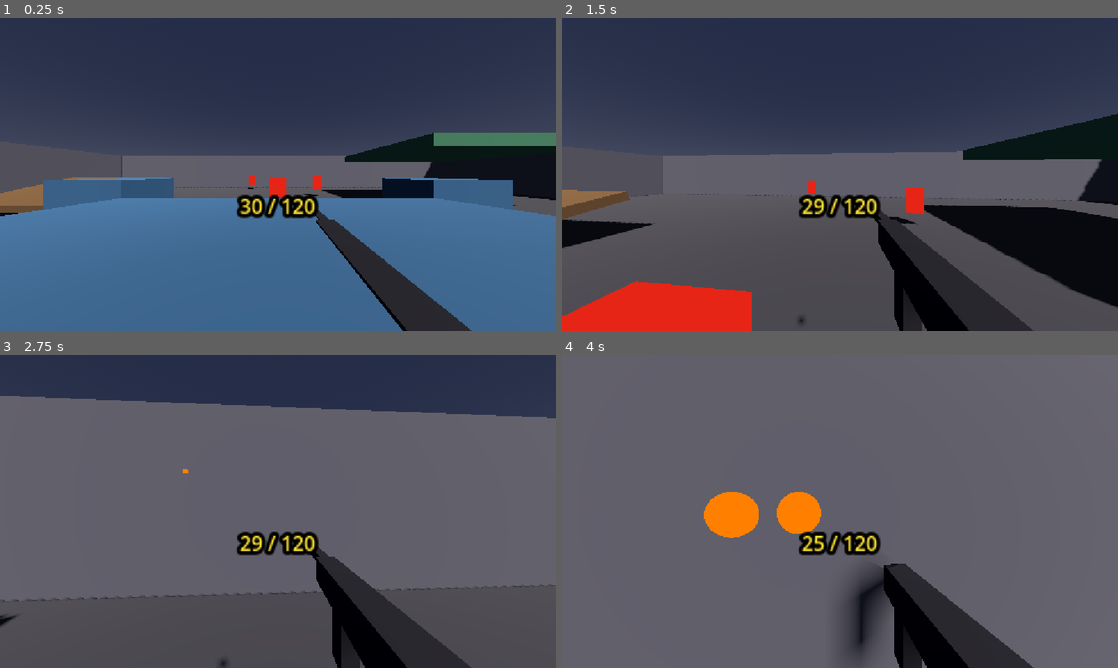
Above: before the commit, frames 1-4 (two rows, left to right).
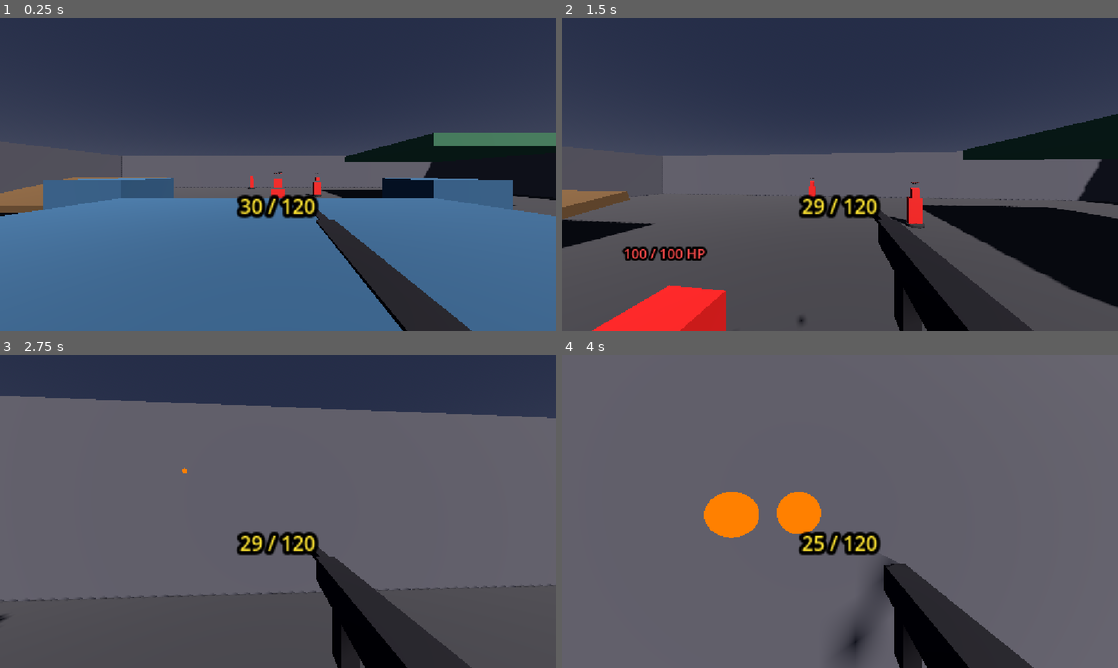
Above: after the commit, the same moments.

Repository: aimerscrypto/Project-FPS
Game: Godot game, scene res://scenes/maps/test_arena.tscn
Two runs of this game, one before a commit and one after it. Both use one fixed random seed, a clock stepped at 60 frames per second and the inputs below.
Inputs (mouse positions are in pixels of both pictures, inside the frame that each line leads up to):
- Up to frame 1 (0.25 s): no input
- Up to frame 2 (1.5 s): tap Enter at 0.5 s; move the mouse to (867, 174) at 0.52 s; hold Ctrl (crouch) 0.53-1.28 s; hold W (move_forward) from 0.53 s (still down); tap Space (jump) at 0.77 s; move the mouse to (812, 174) at 1.27 s; click (812, 174) at 1.35 s
- Up to frame 3 (2.75 s): keep holding W (move_forward); tap Space (jump) at 1.52 s; move the mouse to (289, 505) at 2.02 s; hold Shift (sprint) from 2.03 s (still down)
- Up to frame 4 (4 s): keep holding W (move_forward); move the mouse to (834, 517) at 2.77 s; release Shift (sprint) at 2.78 s; tap Ctrl (crouch) at 2.85 s; tap Space (jump) at 3.02, 3.77 s; move the mouse to (878, 514) at 3.52 s; press the mouse at (878, 514) at 3.53 s

The runs differ from the first frame. In frame 1, 0.2% of the frame differs, in the area x 44-58%, y 49-58%; in frame 2, 3.3%, in the area x 0-66%, y 51-100%; in frame 3, less than 0.1%; in frame 4, 0.8%.

Commit message:
Milestone 3 - Combat Loop: Health component, DamageInfo, DummyTarget, 2s respawn, and kill tracking

Diff:
--- /dev/null
+++ b/scenes/enemies/dummy_target.tscn
@@ -0,0 +1,63 @@
+[gd_scene load_steps=9 format=3 uid="uid://dummy_target"]
+
+[ext_resource type="Script" path="res://scripts/enemies/dummy_target.gd" id="1_dummy"]
+[ext_resource type="Script" path="res://scripts/systems/health.gd" id="2_health"]
+
+[sub_resource type="BoxShape3D" id="BoxShape3D_1"]
+size = Vector3(0.6, 1.6, 0.4)
+
+[sub_resource type="StandardMaterial3D" id="mat_dark_base"]
+albedo_color = Color(0.2, 0.2, 0.22, 1)
+roughness = 0.9
+
+[sub_resource type="CylinderMesh" id="CylinderMesh_base"]
+top_radius = 0.35
+bottom_radius = 0.35
+height = 0.1
+
+[sub_resource type="StandardMaterial3D" id="mat_crimson"]
+albedo_color = Color(0.85, 0.15, 0.15, 1)
+roughness = 0.6
+
+[sub_resource type="BoxMesh" id="BoxMesh_body"]
+size = Vector3(0.5, 1.0, 0.25)
+
+[sub_resource type="BoxMesh" id="BoxMesh_head"]
+size = Vector3(0.3, 0.35, 0.25)
+
+[node name="DummyTarget" type="StaticBody3D"]
+script = ExtResource("1_dummy")
+
+[node name="Health" type="Node" parent="."]
+script = ExtResource("2_health")
+max_health = 100.0
+
+[node name="CollisionShape3D" type="CollisionShape3D" parent="."]
+transform = Transform3D(1, 0, 0, 0, 1, 0, 0, 0, 1, 0, 0.8, 0)
+shape = SubResource("BoxShape3D_1")
+
+[node name="Visuals" type="Node3D" parent="."]
+
+[node name="Base" type="MeshInstance3D" parent="Visuals"]
+transform = Transform3D(1, 0, 0, 0, 1, 0, 0, 0, 1, 0, 0.05, 0)
+mesh = SubResource("CylinderMesh_base")
+material_override = SubResource("mat_dark_base")
+
+[node name="Body" type="MeshInstance3D" parent="Visuals"]
+transform = Transform3D(1, 0, 0, 0, 1, 0, 0, 0, 1, 0, 0.6, 0)
+mesh = SubResource("BoxMesh_body")
+material_override = SubResource("mat_crimson")
+
+[node name="Head" type="MeshInstance3D" parent="Visuals"]
+transform = Transform3D(1, 0, 0, 0, 1, 0, 0, 0, 1, 0, 1.3, 0)
+mesh = SubResource("BoxMesh_head")
+material_override = SubResource("mat_crimson")
+
+[node name="HPLabel" type="Label3D" parent="."]
+transform = Transform3D(1, 0, 0, 0, 1, 0, 0, 0, 1, 0, 1.7, 0)
+billboard = 2
+no_depth_test = true
+modulate = Color(1, 0.3, 0.3, 1)
+text = "100 / 100 HP"
+font_size = 18
+pixel_size = 0.003
--- a/scenes/maps/test_arena.tscn
+++ b/scenes/maps/test_arena.tscn
@@ -1,12 +1,15 @@
 [gd_scene format=3 uid="uid://ciwtdv253nd7q"]
 
 [ext_resource type="PackedScene" path="res://scenes/player/player.tscn" id="1_player"]
+[ext_resource type="PackedScene" path="res://scenes/enemies/dummy_target.tscn" id="2_dummy"]
 
 [sub_resource type="ProceduralSkyMaterial" id="sky_mat"]
 sky_top_color = Color(0.15, 0.18, 0.28, 1)
 sky_horizon_color = Color(0.3, 0.32, 0.4, 1)
 ground_bottom_color = Color(0.1, 0.1, 0.12, 1)
 ground_horizon_color = Color(0.2, 0.22, 0.28, 1)
+sun_angle_max = 30.0
+sun_curve = 0.15
 
 [sub_resource type="Sky" id="sky"]
 sky_material = SubResource("sky_mat")
@@ -17,6 +20,7 @@
 ambient_light_source = 2
 ambient_light_color = Color(0.3, 0.32, 0.38, 1)
 ambient_light_energy = 0.6
+tonemap_mode = 0
 
 [sub_resource type="StandardMaterial3D" id="mat_floor"]
 albedo_color = Color(0.25, 0.25, 0.28, 1)
@@ -32,11 +36,6 @@
 
 [sub_resource type="StandardMaterial3D" id="mat_platform"]
 albedo_color = Color(0.25, 0.45, 0.35, 1)
-
-[sub_resource type="StandardMaterial3D" id="mat_target"]
-albedo_color = Color(0.9, 0.15, 0.1, 1)
-roughness = 1.0
-shading_mode = 0
 
 [node name="TestArena" type="Node3D" unique_id=139335502]
 
@@ -124,20 +123,11 @@
 size = Vector3(8, 0.5, 8)
 material = SubResource("mat_platform")
 
-[node name="Target_Near" type="CSGBox3D" parent="."]
-transform = Transform3D(1, 0, 0, 0, 1, 0, 0, 0, 1, 0, 1.0, -6)
-use_collision = true
-size = Vector3(0.6, 1.0, 0.2)
-material = SubResource("mat_target")
+[node name="DummyTarget_Near" parent="." instance=ExtResource("2_dummy")]
+transform = Transform3D(1, 0, 0, 0, 1, 0, 0, 0, 1, 0, 0, -6)
 
-[node name="Target_Mid" type="CSGBox3D" parent="."]
-transform = Transform3D(1, 0, 0, 0, 1, 0, 0, 0, 1, 3, 1.0, -12)
-use_collision = true
-size = Vector3(0.6, 1.0, 0.2)
-material = SubResource("mat_target")
+[node name="DummyTarget_Mid" parent="." instance=ExtResource("2_dummy")]
+transform = Transform3D(1, 0, 0, 0, 1, 0, 0, 0, 1, 3, 0, -12)
 
-[node name="Target_Far" type="CSGBox3D" parent="."]
-transform = Transform3D(1, 0, 0, 0, 1, 0, 0, 0, 1, -3, 1.0, -18)
-use_collision = true
-size = Vector3(0.6, 1.0, 0.2)
-material = SubResource("mat_target")
+[node name="DummyTarget_Far" parent="." instance=ExtResource("2_dummy")]
+transform = Transform3D(1, 0, 0, 0, 1, 0, 0, 0, 1, -3, 0, -18)
--- /dev/null
+++ b/scripts/enemies/dummy_target.gd
@@ -0,0 +1,91 @@
+extends StaticBody3D
+
+# =============================================================================
+# Project FPS — DummyTarget
+# Milestone 3 — Combat Loop
+#
+# Simple static target for testing hitscan damage, death, and respawn.
+# =============================================================================
+
+@onready var _health    : Health           = $Health
+@onready var _collision : CollisionShape3D = $CollisionShape3D
+@onready var _visuals   : Node3D           = $Visuals
+@onready var _hp_label  : Label3D          = $HPLabel
+
+# Material reference for hit flash feedback
+var _mesh_instances : Array[MeshInstance3D] = []
+var _orig_materials : Array[Material] = []
+var _flash_material : StandardMaterial3D = null
+
+
+func _ready() -> void:
+	# Connect health signals
+	_health.damage_received.connect(_on_damage_received)
+	_health.died.connect(_on_died)
+	_health.respawned.connect(_on_respawned)
+
+	# Setup damage flash material (bright yellow/white flash)
+	_flash_material = StandardMaterial3D.new()
+	_flash_material.albedo_color = Color(1.0, 1.0, 0.4, 1.0)
+	_flash_material.shading_mode = BaseMaterial3D.SHADING_MODE_UNSHADED
+
+	# Cache mesh instances for hit flash
+	_collect_mesh_instances(_visuals)
+
+	_update_hp_label()
+
+
+func _collect_mesh_instances(node: Node) -> void:
+	if node is MeshInstance3D:
+		_mesh_instances.append(node)
+		_orig_materials.append(node.material_override)
+	for child in node.get_children():
+		_collect_mesh_instances(child)
+
+
+## Damageable interface entrypoint
+func take_damage(info: DamageInfo) -> void:
+	if _health:
+		_health.take_damage(info)
+
+
+func _on_damage_received(_info: DamageInfo, current_hp: float, max_hp: float) -> void:
+	_update_hp_label()
+	_flash_hit()
+
+
+func _flash_hit() -> void:
+	for mesh_inst in _mesh_instances:
+		mesh_inst.material_override = _flash_material
+	await get_tree().create_timer(0.08).timeout
+	for i in range(_mesh_instances.size()):
+		if is_instance_valid(_mesh_instances[i]):
+			_mesh_instances[i].material_override = _orig_materials[i]
+
+
+func _on_died(_killer: Node) -> void:
+	# Disable collision and hide visuals upon death
+	_collision.set_deferred("disabled", true)
+	_visuals.visible = false
+	_hp_label.visible = false
+
+	# Respawn after 2.0 seconds
+	var respawn_timer := get_tree().create_timer(2.0)
+	respawn_timer.timeout.connect(_do_respawn)
+
+
+func _do_respawn() -> void:
+	if _health:
+		_health.respawn()
+
+
+func _on_respawned() -> void:
+	_collision.set_deferred("disabled", false)
+	_visuals.visible = true
+	_hp_label.visible = true
+	_update_hp_label()
+
+
+func _update_hp_label() -> void:
+	if is_instance_valid(_hp_label) and _health:
+		_hp_label.text = "%.0f / %.0f HP" % [_health.current_health, _health.max_health]
--- a/scripts/player/player_controller.gd
+++ b/scripts/player/player_controller.gd
@@ -117,6 +117,18 @@
 
 
 # =============================================================================
+# COMBAT & KILL TRACKING
+# =============================================================================
+var kills : int = 0
+
+## Called when player eliminates a target
+func record_kill(target_name: String) -> void:
+	kills += 1
+	print("[KILL] Player eliminated %s" % target_name)
+	print("[KILLS] Player: %d" % kills)
+
+
+# =============================================================================
 # INPUT — collect mouse delta here; handle per-frame in _physics_process
 # =============================================================================
 func _input(event: InputEvent) -> void:
--- /dev/null
+++ b/scripts/systems/damage_info.gd
@@ -0,0 +1,31 @@
+extends RefCounted
+
+# =============================================================================
+# Project FPS — DamageInfo
+# Milestone 3 — Combat Loop
+#
+# Encapsulates damage data passed between attackers, weapons, and targets.
+# =============================================================================
+
+class_name DamageInfo
+
+enum HitType {
+	BODY,
+	HEAD,
+	LIMB
+}
+
+var amount              : float   = 0.0
+var attacker            : Node    = null
+var hit_position        : Vector3 = Vector3.ZERO
+var hit_normal          : Vector3 = Vector3.ZERO
+var hit_direction       : Vector3 = Vector3.ZERO
+var hit_type            : HitType = HitType.BODY
+var headshot_multiplier : float   = 2.0
+
+
+## Calculates final damage considering hit type and multipliers.
+func get_final_damage() -> float:
+	if hit_type == HitType.HEAD:
+		return amount * headshot_multiplier
+	return amount
--- /dev/null
+++ b/scripts/systems/health.gd
@@ -0,0 +1,87 @@
+extends Node
+
+# =============================================================================
+# Project FPS — Health Component
+# Milestone 3 — Combat Loop
+#
+# Reusable health component for players, bots, and targets.
+# Handles damage, healing, death state, and respawning.
+# Uses signals for loose coupling with other systems.
+# =============================================================================
+
+class_name Health
+
+signal damage_received(damage_info: DamageInfo, current_hp: float, max_hp: float)
+signal healed(amount: float, current_hp: float, max_hp: float)
+signal died(killer: Node)
+signal respawned()
+
+@export var max_health : float = 100.0
+
+var current_health : float = 100.0
+var is_dead        : bool  = false
+
+
+func _ready() -> void:
+	current_health = max_health
+	is_dead = false
+
+
+## Apply damage using a DamageInfo object.
+func take_damage(info: DamageInfo) -> void:
+	if is_dead:
+		return
+
+	var final_damage : float = info.get_final_damage() if info else 0.0
+	current_health = maxf(current_health - final_damage, 0.0)
+
+	damage_received.emit(info, current_health, max_health)
+
+	var entity_name : String = get_parent().name if get_parent() else name
+	print("[DAMAGE] %s took %.0f damage. HP: %.0f/%.0f" % [
+		entity_name,
+		final_damage,
+		current_health,
+		max_health
+	])
+
+	if current_health <= 0.0:
+		die(info.attacker if info else null)
+
+
+## Restore health up to max_health.
+func heal(amount: float) -> void:
+	if is_dead:
+		return
+	var previous_hp := current_health
+	current_health = minf(current_health + amount, max_health)
+	var restored := current_health - previous_hp
+	if restored > 0.0:
+		healed.emit(restored, current_health, max_health)
+
+
+## Trigger death state.
+func die(killer: Node = null) -> void:
+	if is_dead:
+		return
+	is_dead = true
+	current_health = 0.0
+
+	var entity_name : String = get_parent().name if get_parent() else name
+	var killer_name : String = killer.name if killer else "World"
+	print("[DEATH] %s killed by %s" % [entity_name, killer_name])
+
+	# Notify killer if it supports kill recording
+	if killer and killer.has_method("record_kill"):
+		killer.record_kill(entity_name)
+
+	died.emit(killer)
+
+
+## Reset health to full and revive.
+func respawn() -> void:
+	is_dead = false
+	current_health = max_health
+	var entity_name : String = get_parent().name if get_parent() else name
+	print("[RESPAWN] %s respawned. HP: %.0f/%.0f" % [entity_name, current_health, max_health])
+	respawned.emit()
--- a/scripts/weapons/weapon_base.gd
+++ b/scripts/weapons/weapon_base.gd
@@ -189,6 +189,27 @@
 			str(hit_normal.snapped(Vector3(0.01, 0.01, 0.01)))
 		])
 
+		# Check whether hit object or its parent is damageable
+		if hit_collider:
+			var dmg_info := DamageInfo.new()
+			dmg_info.amount = data.damage
+			dmg_info.headshot_multiplier = data.headshot_multiplier
+			dmg_info.attacker = _player
+			dmg_info.hit_position = hit_point
+			dmg_info.hit_normal = hit_normal
+			dmg_info.hit_direction = (_raycast.global_transform.basis * _raycast.target_position).normalized()
+			dmg_info.hit_type = DamageInfo.HitType.BODY
+
+			# Dispatch damage cleanly through damageable interface
+			if hit_collider.has_method("take_damage"):
+				hit_collider.take_damage(dmg_info)
+			elif hit_collider.has_node("Health"):
+				var health_node = hit_collider.get_node("Health")
+				if health_node and health_node.has_method("take_damage"):
+					health_node.take_damage(dmg_info)
+			elif hit_collider.get_parent() and hit_collider.get_parent().has_method("take_damage"):
+				hit_collider.get_parent().take_damage(dmg_info)
+
 		# Spawn a brief impact marker at the hit point.
 		_spawn_impact_marker(hit_point, hit_normal)
 	else:
Not shown, changed: DEVELOPMENT_STATUS.md
